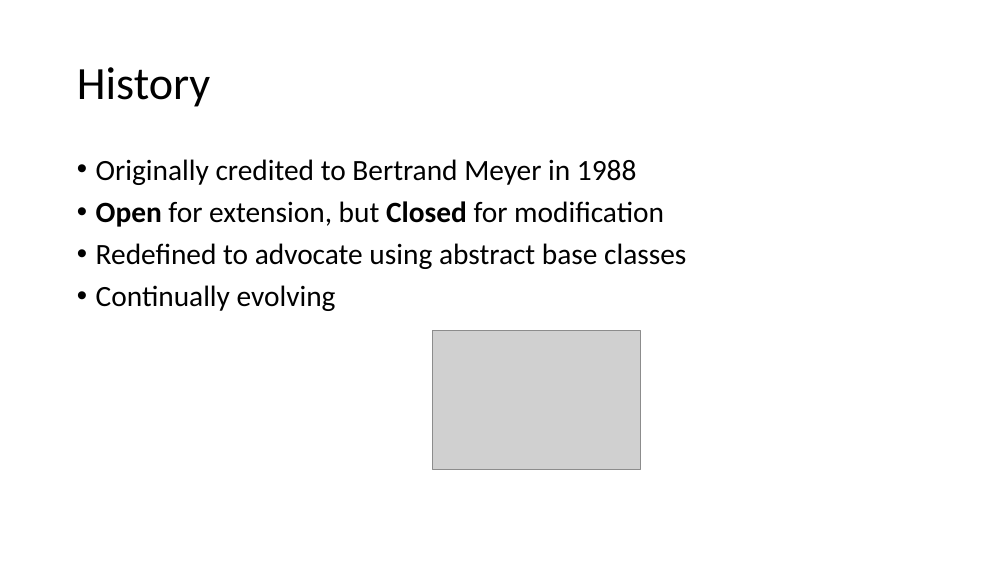
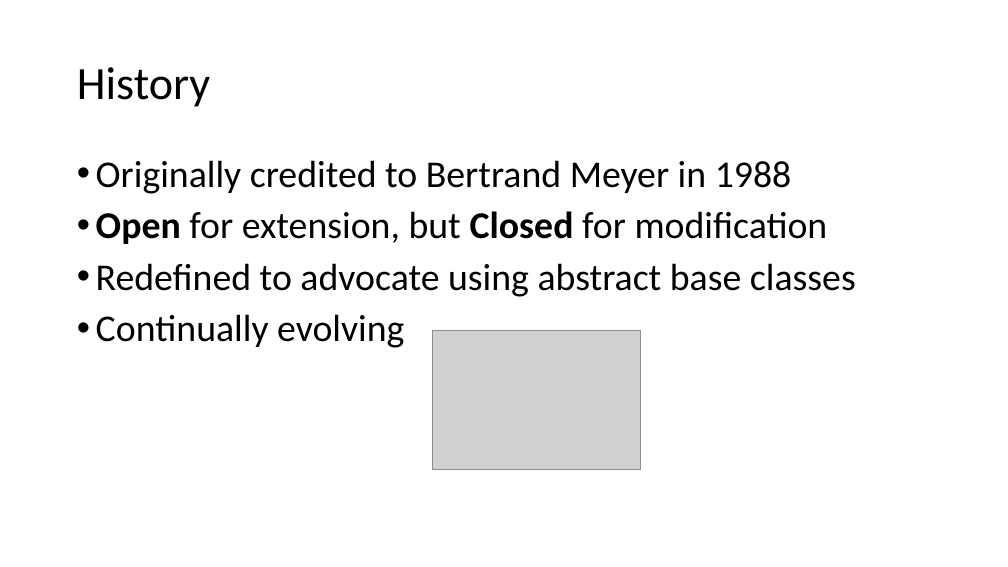
Before and after one commit to PhilipJordan/SOLID, a slide deck: slide 2 of Presentations/OCP Redux.pptx. Drawn at 1008x567 pixels with LibreOffice and Linux fonts; fonts in the diff are those of the drawing; grey boxes stand for pictures; background and template pictures are left out. Boxes give left, top, right and bottom in pixels: in the first picture for what was removed or moved away, otherwise in the second. Text is boxed around its words. In the diff, an @@ line names an element or a change of style, - is before the commit and + after.

```diff
--- a/Presentations/OCP Redux.pptx
+++ b/Presentations/OCP Redux.pptx
@@ text "Originally credited to Bertrand Meyer ..." at (96,160,856,348): size 28 to 36 pt @@
```
Also in this commit, not shown: 9 other slides changed, 1 other file.
